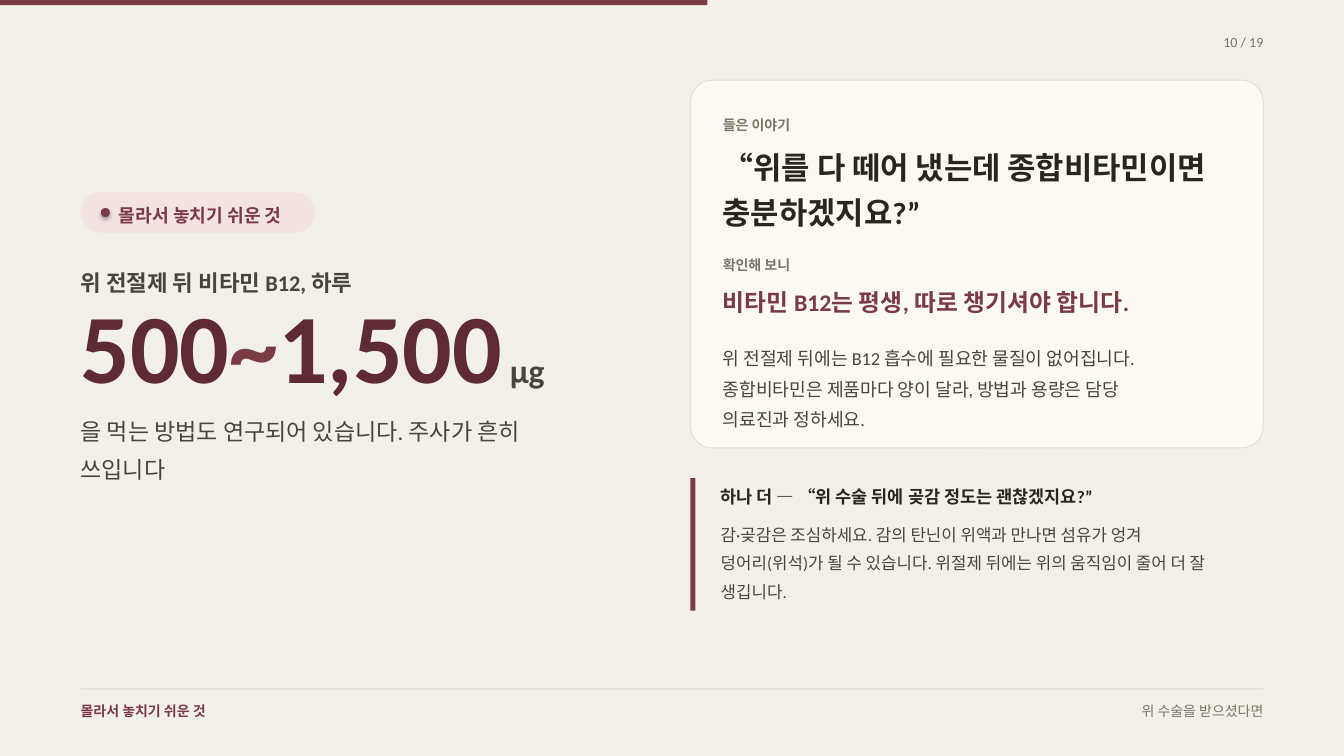
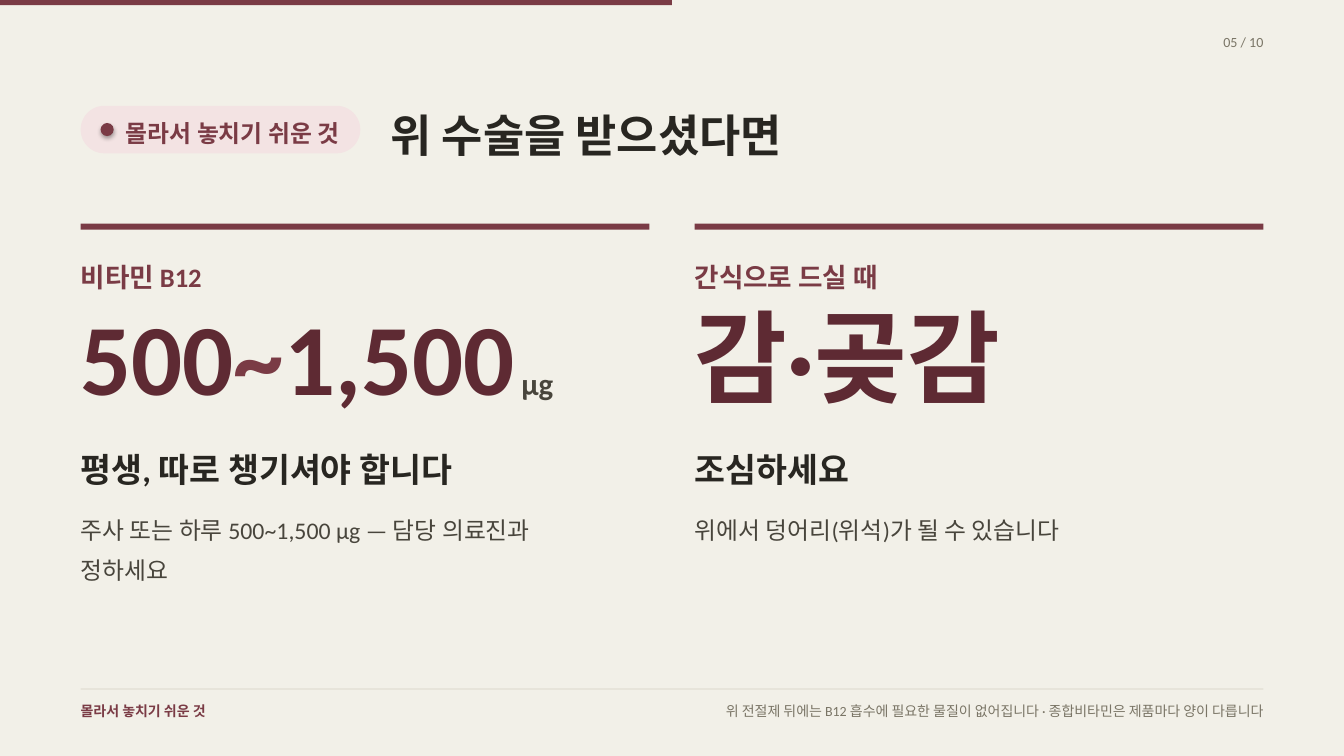
Before and after one commit to rohkwangwon-lang/harucharim-app, a slide deck: slide 5 of docs/홍보/하루차림-환자-발표.pptx (slide 10 before the commit). Drawn at 1344x756 pixels with LibreOffice and Linux fonts; fonts in the diff are those of the drawing. Boxes give left, top, right and bottom in pixels: in the first picture for what was removed or moved away, otherwise in the second. Text is boxed around its words. In the diff, an @@ line names an element or a change of style, - is before the commit and + after.

```diff
--- a/docs/홍보/하루차림-환자-발표.pptx
+++ b/docs/홍보/하루차림-환자-발표.pptx
@@ rectangle: place and size @@
-rectangle at box(0, 0, 708, 5)
+rectangle at box(0, 0, 673, 5)
@@ text at box(1223, 38, 1263, 47): text changed @@
-10 / 19
+05 / 10
@@ rounded rectangle removed at box(691, 80, 1263, 448) @@
@@ rounded rectangle: place and size @@
-rounded rectangle at box(81, 193, 316, 233)
+rounded rectangle at box(81, 106, 360, 153)
@@ text "몰라서 놓치기 쉬운 것": place and size @@
-text "몰라서 놓치기 쉬운 것" at box(119, 206, 282, 224)
+text "몰라서 놓치기 쉬운 것" at box(126, 122, 339, 144)
@@ text "몰라서 놓치기 쉬운 것" at box(126, 122, 339, 144): size 13 to 17 pt @@
@@ text "위 수술을 받으셨다면": place and size @@
-text "위 수술을 받으셨다면" at box(1142, 704, 1263, 717)
+text "위 수술을 받으셨다면" at box(391, 114, 782, 156)
@@ text "위 수술을 받으셨다면" at box(391, 114, 782, 156): size 10 to 32 pt, text colour #7A7566 to #282621, bold on; alignment right to left; vertical alignment top to middle @@
@@ text removed at box(723, 118, 791, 131) @@
-들은 이야기
@@ ellipse: place and size @@
-ellipse at box(101, 208, 110, 217)
+ellipse at box(101, 123, 114, 136)
@@ text removed at box(723, 152, 1206, 227) @@
-“위를 다 떼어 냈는데 종합비타민이면
-충분하겠지요?”
@@ rectangle added at box(81, 224, 649, 230), fill #7A3B45 @@
@@ rectangle added at box(695, 224, 1263, 230), fill #7A3B45 @@
@@ text at box(81, 264, 202, 290): text changed; size 16 to 19 pt; text colour #48453C to #7A3B45 @@
-위 전절제 뒤 비타민 B12, 하루
+비타민 B12
@@ text added at box(695, 264, 877, 290), 19 pt, text #7A3B45, bold @@
+간식으로 드실 때
@@ text removed at box(723, 258, 790, 271) @@
-확인해 보니
@@ text "500~1,500 µg" at box(81, 329, 553, 409): size 70 to 72 pt in "500~1,500"; size 24 to 22 pt in "µg" @@
@@ text added at box(695, 310, 1000, 404), 72 pt, text #5E2A33, bold @@
+감·곶감
@@ text removed at box(81, 420, 519, 480) @@
-을 먹는 방법도 연구되어 있습니다. 주사가 흔히
-쓰입니다
@@ text at box(81, 453, 452, 487): text changed; size 17 to 24 pt; text colour #7A3B45 to #282621 @@
-비타민 B12는 평생, 따로 챙기셔야 합니다.
+평생, 따로 챙기셔야 합니다
@@ rectangle removed at box(691, 478, 696, 610) @@
@@ text added at box(695, 454, 850, 485), 24 pt, text #282621, bold @@
+조심하세요
@@ text removed at box(721, 488, 1092, 505) @@
-하나 더 — “위 수술 뒤에 곶감 정도는 괜찮겠지요?”
@@ text added at box(81, 519, 530, 581), 17 pt, text #48453C @@
+주사 또는 하루 500~1,500 µg — 담당 의료진과
+정하세요
@@ text at box(695, 519, 1060, 542): text changed; size 12 to 17 pt @@
-감·곶감은 조심하세요. 감의 탄닌이 위액과 만나면 섬유가 엉겨
-덩어리(위석)가 될 수 있습니다. 위절제 뒤에는 위의 움직임이 줄어 더 잘
-생깁니다.
+위에서 덩어리(위석)가 될 수 있습니다
@@ text at box(726, 704, 1263, 717): text changed; size 13 to 10 pt; text colour #48453C to #7A7566 @@
-위 전절제 뒤에는 B12 흡수에 필요한 물질이 없어집니다.
-종합비타민은 제품마다 양이 달라, 방법과 용량은 담당
-의료진과 정하세요.
+위 전절제 뒤에는 B12 흡수에 필요한 물질이 없어집니다 · 종합비타민은 제품마다 양이 다릅니다
```
Also in this commit, not shown: 7 other slides changed, 2 slides added, 11 slides removed, 32 other files.
